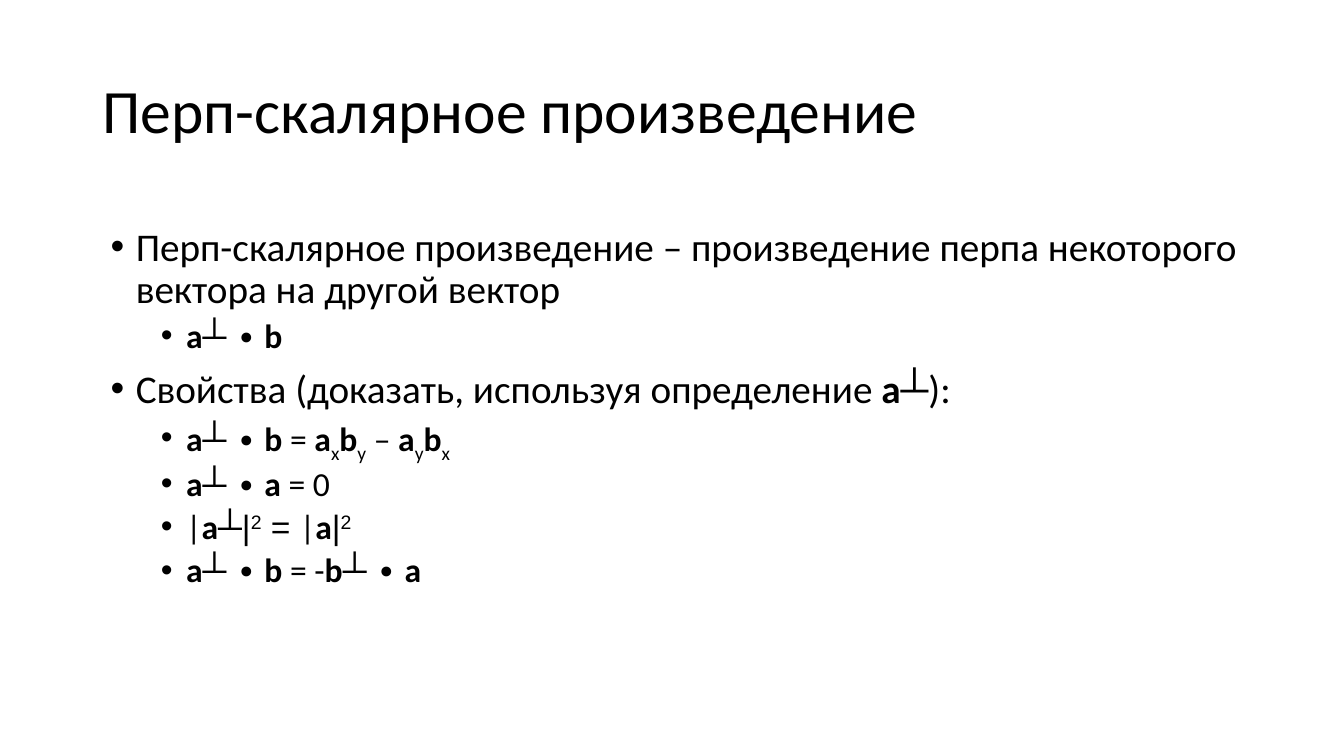
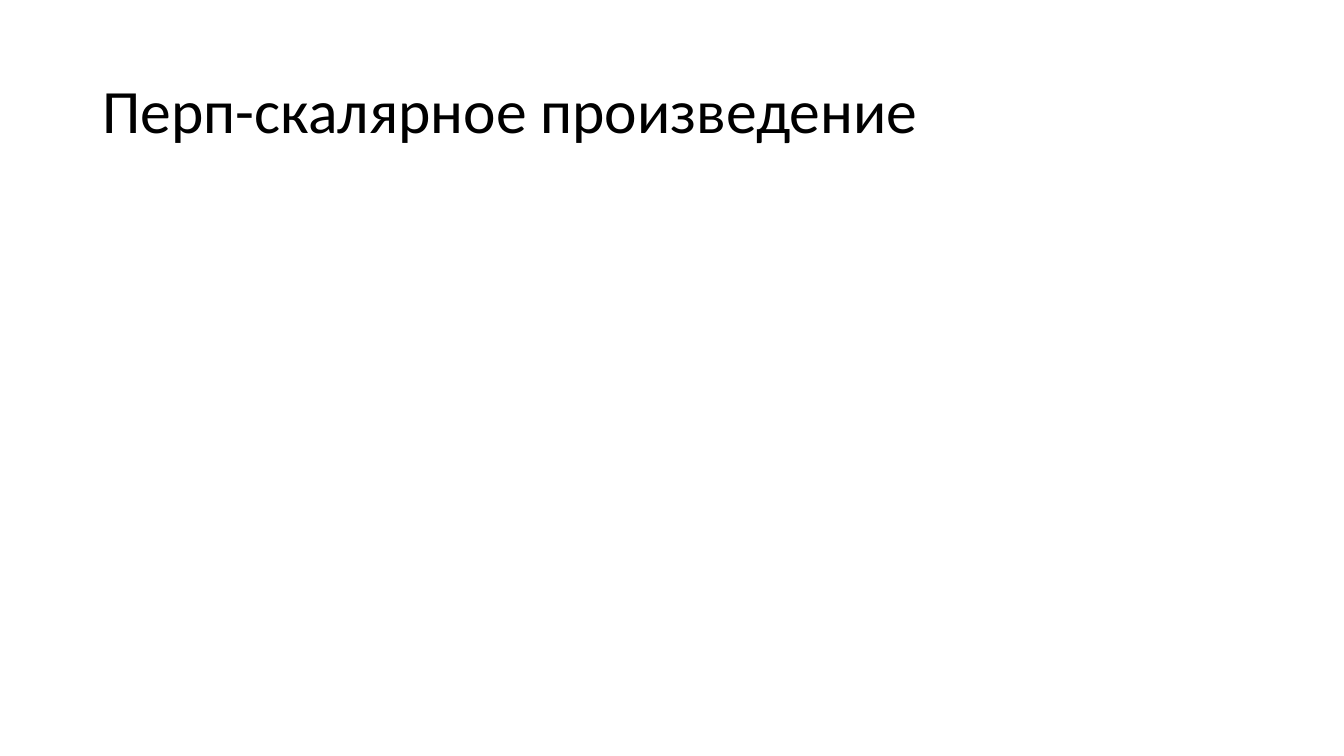
Before and after one commit to alexey-malov/cg-course, a slide deck: slide 38 of lectures/04 - Векторный анализ, трансформации и матрицы.pptx (slide 41 before the commit). Drawn at 1344x756 pixels with LibreOffice and Linux fonts; fonts in the diff are those of the drawing; grey boxes stand for pictures. Boxes give left, top, right and bottom in pixels: in the first picture for what was removed or moved away, otherwise in the second. Text is boxed around its words. In the diff, an @@ line names an element or a change of style, - is before the commit and + after.

```diff
--- a/lectures/04 - Векторный анализ, трансформации и матрицы.pptx
+++ b/lectures/04 - Векторный анализ, трансформации и матрицы.pptx
@@ text removed at (x1=136, y1=236, x2=1237, y2=583) @@
-• Перп-скалярное произведение – произведение перпа некоторого вектора на другой вектор
-  • a┴ ∙ b
-• Свойства (доказать, используя определение a┴):
-  • a┴ ∙ b = axby – aybx
-  • a┴ ∙ a = 0
-  • |a┴|2 = |a|2
-  • a┴ ∙ b = -b┴ ∙ a
```
Also in this commit, not shown: 26 other slides changed, 1 slide added, 4 slides removed, 31 other files.
